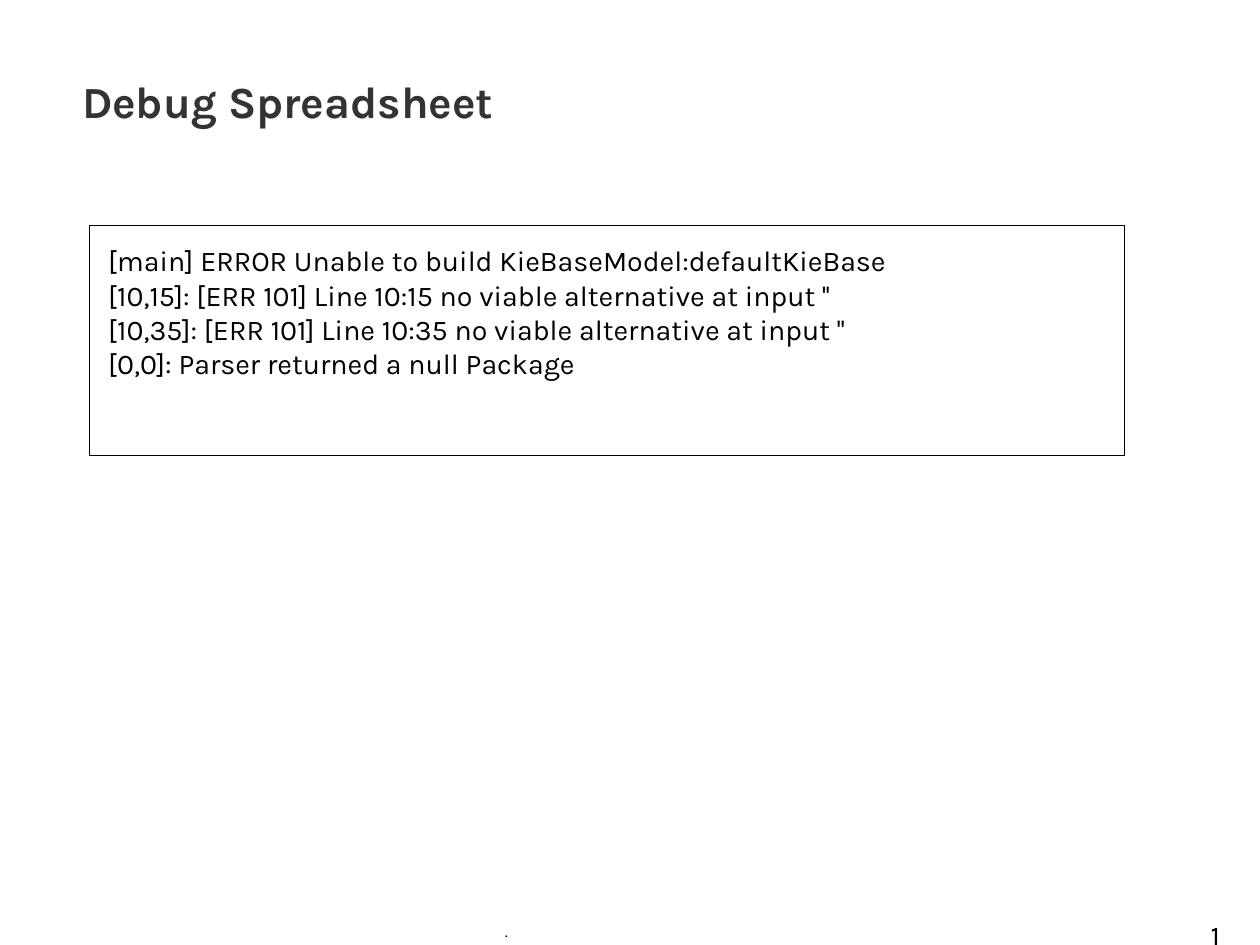
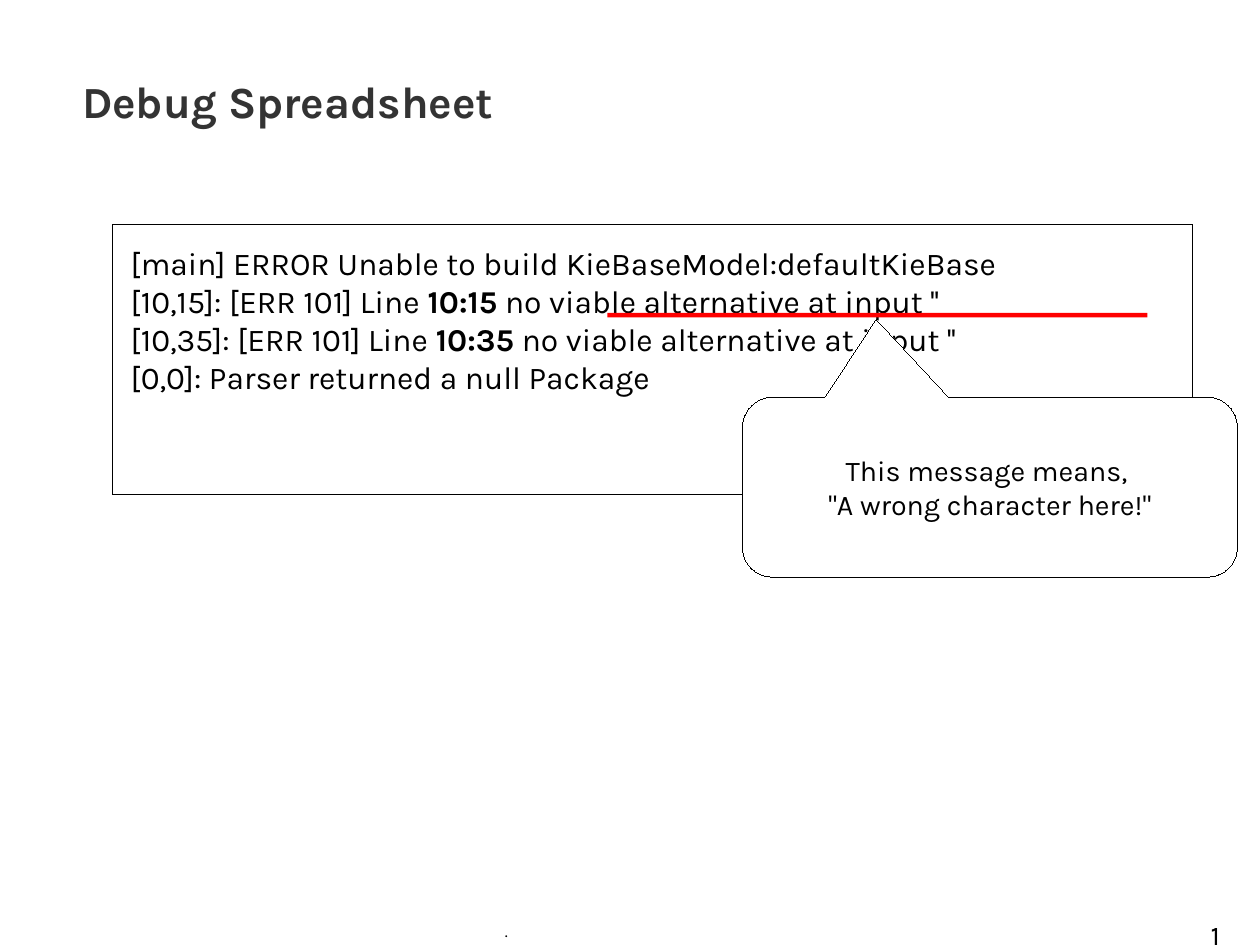
Before and after one commit to tkobayas/kie-live, a slide deck: slide 11 of 2021_Drools_trouble_shooting.odp. Drawn at 1260x945 pixels with LibreOffice and Linux fonts; fonts in the diff are those of the drawing; background and template pictures are left out. Boxes give left, top, right and bottom in pixels: in the first picture for what was removed or moved away, otherwise in the second. Text is boxed around its words. In the diff, an @@ line names an element or a change of style, - is before the commit and + after.

```diff
--- a/2021_Drools_trouble_shooting.odp
+++ b/2021_Drools_trouble_shooting.odp
@@ rectangle "[main] ERROR Unable to build ...": place and size @@
-rectangle "[main] ERROR Unable to build ..." at bbox=[90, 225, 1126, 456]
+rectangle "[main] ERROR Unable to build ..." at bbox=[112, 225, 1193, 495]
@@ rectangle "[main] ERROR Unable to build ..." at bbox=[112, 225, 1193, 495]: size 18 to 20 pt; bold on in "10:15", "10:35" @@
@@ line added from (607, 316) to (1148, 316), #FF0000 2.83 pt @@
@@ rounded speech box added at bbox=[743, 397, 1238, 576], fill #FFFFFF, outline #000000 0 pt, 18 pt, text #000000 @@
+This message means,
+"A wrong character here!"
```
Also in this commit, not shown: 9 other slides changed, 6 slides added, 4 slides removed, 46 other files.
